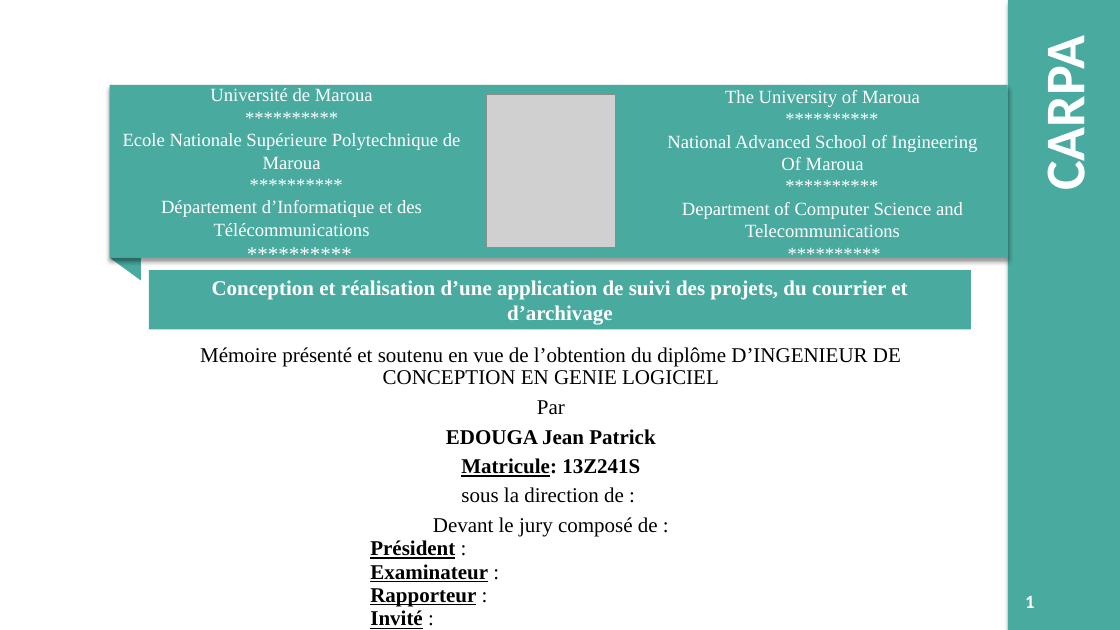
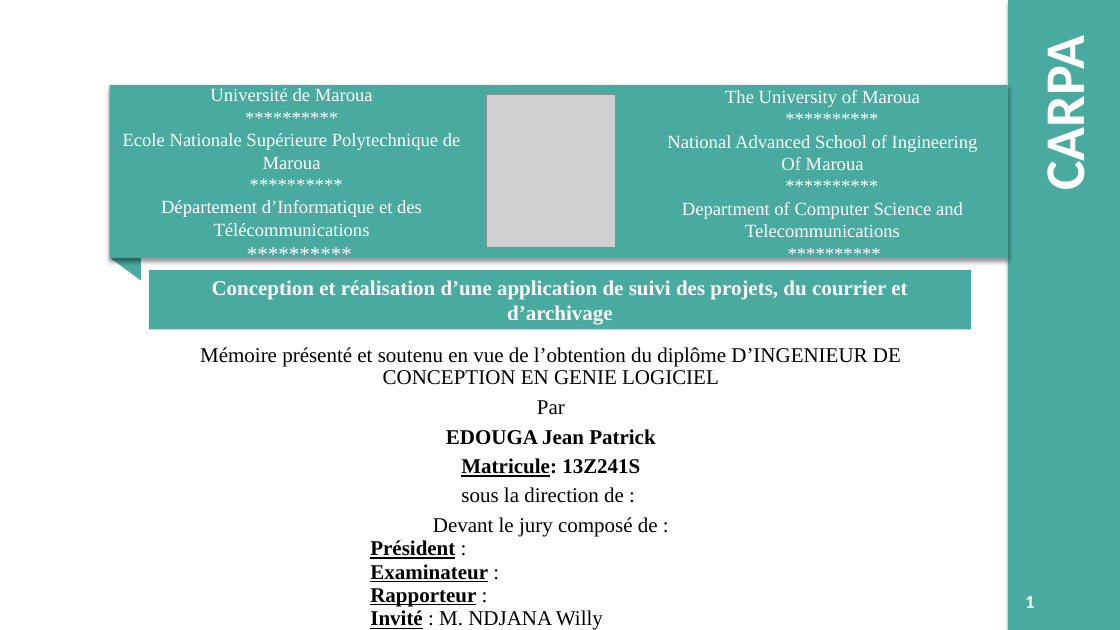
Before and after one commit to django123/memoire-M2, a slide deck: slide 1 of presentation.pptm. Drawn at 1120x630 pixels with LibreOffice and Linux fonts; fonts in the diff are those of the drawing; grey boxes stand for pictures; background and template pictures are left out. Boxes give left, top, right and bottom in pixels: in the first picture for what was removed or moved away, otherwise in the second. Text is boxed around its words. In the diff, an @@ line names an element or a change of style, - is before the commit and + after.

```diff
--- a/presentation.pptm
+++ b/presentation.pptm
@@ subtitle at [370,610,603,630]: text changed; bold off @@
-      Invité :
+      Invité : M. NDJANA Willy
```
Also in this commit, not shown: 6 slides added, 3 slides removed, 1 other file.
